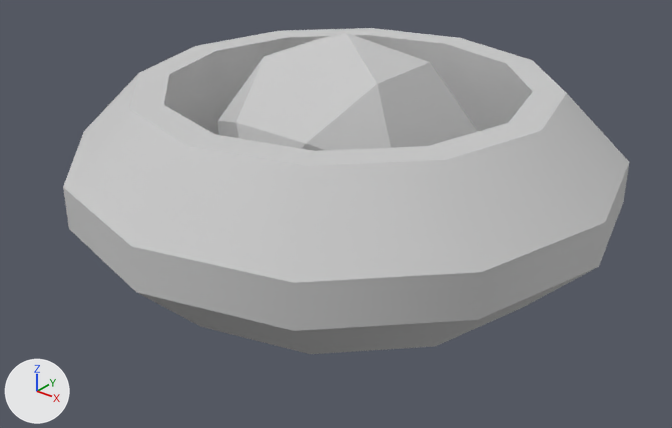
The OBJ model Assets/ObjModels/LifePowerUp.obj: old version first, new version second.
One viewpoint serves both versions: a 50 mm camera at (2.82, -3.6, 1.93) aimed at (0.03, -0.12, -0.23). Arrows for +X, +Y and +Z are at lower left; the lights stay in place. Where no turn or scale is listed for an object, it has been applied to the vertices.

In view in the first picture: 'LifePowerUp'.
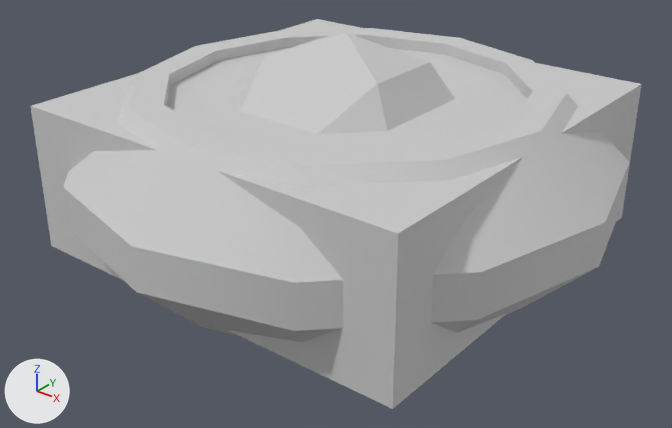
The newer file is also rescaled (x0.449), turned or shifted as a whole; pictures and numbers use the older file's frame.

The change, as a list of edits to the scene's bpy script:
```text
Change me_lifepowerup:
    where me_lifepowerup.from_pydata(...)  # 102 vertices, 200 faces; spans x -1.45..1.45, y -1.45..1.45, z -0.72..0.72
    used by ob_lifepowerup; location = (0.0, 0.0, 0.0)
    me_lifepowerup part 1: a new loose piece, a box spanning x -1.11..1.11, y -1.11..1.11, z -0.39..0.39, in mat_room (its picture is missing)
```

Pixel boxes [x1, y1, x2, y2] of what changed, in the pictures (672 x 428 px):
'LifePowerUp', reshaped (8% wider, 20% taller)
    before: [63, 28, 629, 354]
    after: [30, 19, 642, 409]
part 1 of me_lifepowerup, added
    after: [30, 19, 642, 409]
